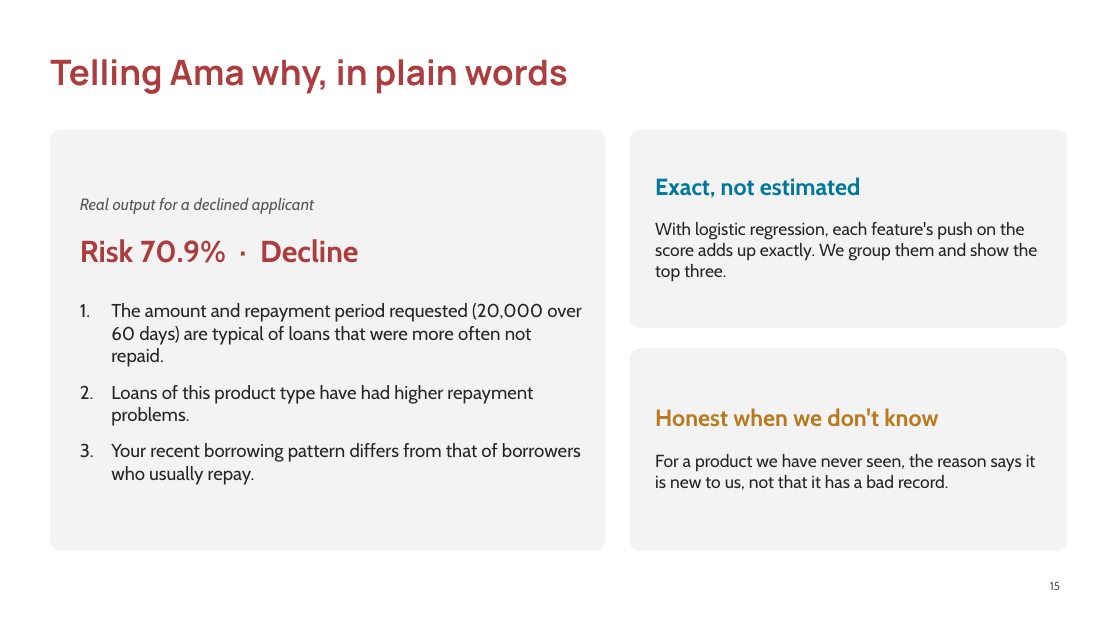
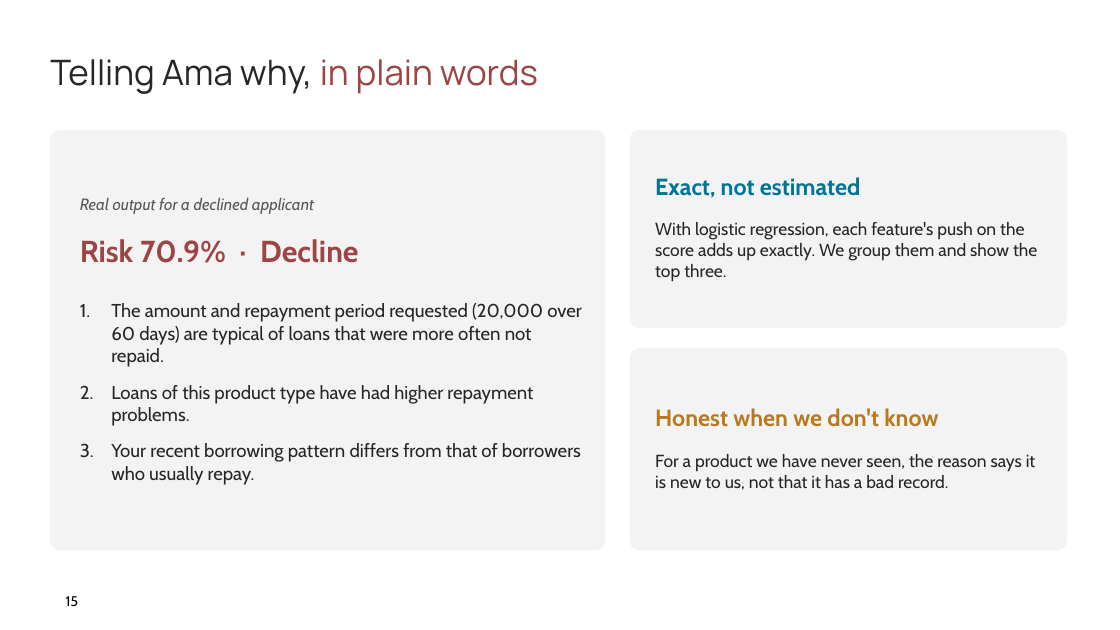
Before and after one commit to ASU-MICS-2028/mle-group-3-prosit-2, a slide deck: slide 15 of slides/NkwaPay_Debrief_Present.pptx. Drawn at 1120x630 pixels with LibreOffice and Linux fonts; fonts in the diff are those of the drawing; background and template pictures are left out. Boxes give left, top, right and bottom in pixels: in the first picture for what was removed or moved away, otherwise in the second. Text is boxed around its words. In the diff, an @@ line names an element or a change of style, - is before the commit and + after.

```diff
--- a/slides/NkwaPay_Debrief_Present.pptx
+++ b/slides/NkwaPay_Debrief_Present.pptx
@@ text "Telling Ama why, in plain ..." at (50,59,538,94): text colour #AB3D3F to #262626 in "Telling Ama why,"; text colour #AB3D3F to #9D4444 in "in plain words"; bold off @@
@@ page number added at (66,596,79,607), 12 pt, text #000000 @@
+15
@@ page number removed at (1050,582,1060,590) @@
-15
```
Also in this commit, not shown: 20 other slides changed, 1 slide added.
